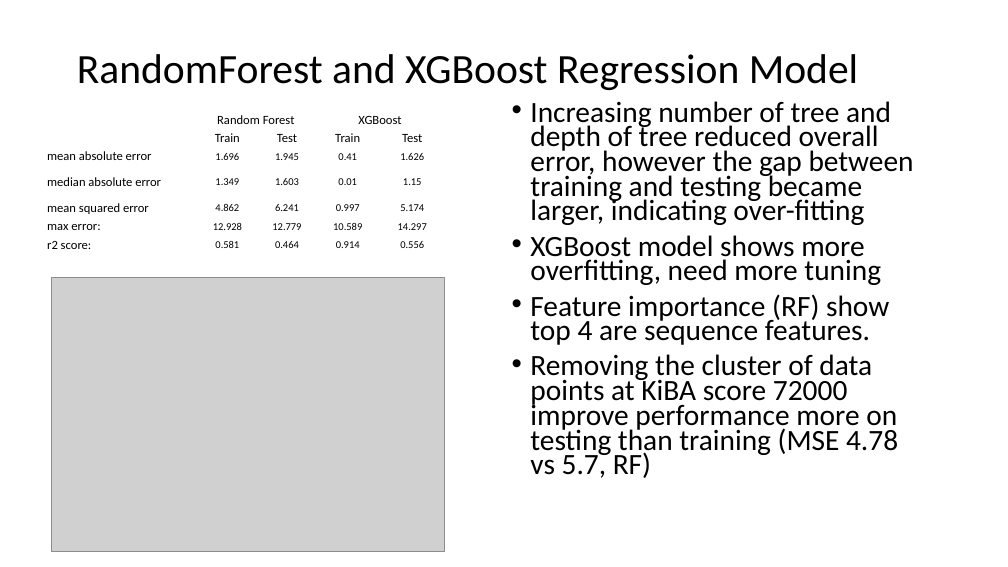
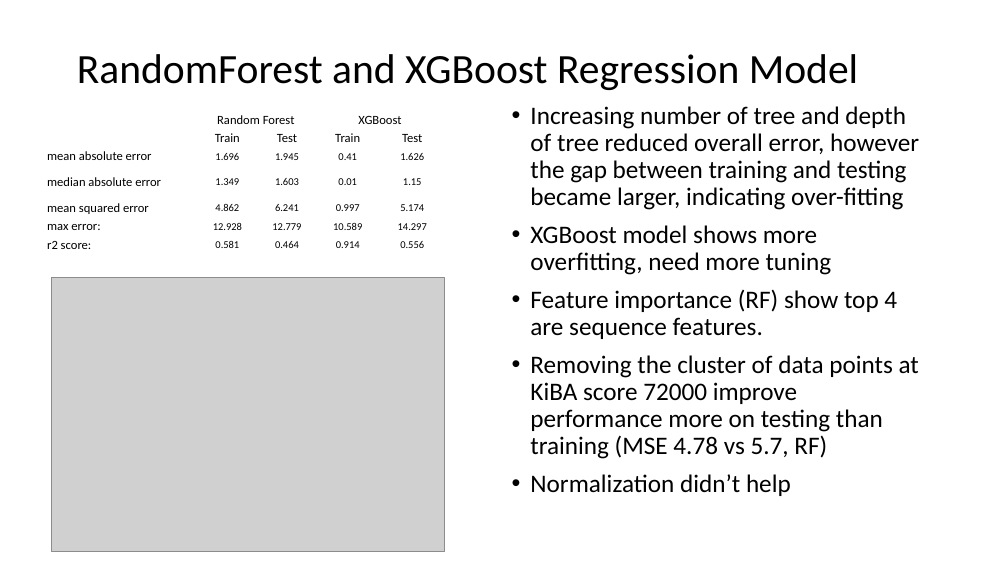
Before and after one commit to flycloud-king/DTI_KiBA, a slide deck: slide 7 of DTI prediction with KiBA dataset.pptx (slide 6 before the commit). Drawn at 1008x567 pixels with LibreOffice and Linux fonts; fonts in the diff are those of the drawing; grey boxes stand for pictures. Boxes give left, top, right and bottom in pixels: in the first picture for what was removed or moved away, otherwise in the second. Text is boxed around its words. In the diff, an @@ line names an element or a change of style, - is before the commit and + after.

```diff
--- a/DTI prediction with KiBA dataset.pptx
+++ b/DTI prediction with KiBA dataset.pptx
@@ text at (530, 106, 919, 459): size 28 to 24 pt; line spacing 0.7 to 0.9 @@
@@ text at (530, 474, 791, 496): paragraph added @@
+• Normalization didn’t help
```
Also in this commit, not shown: 3 other slides changed, 1 slide added.
